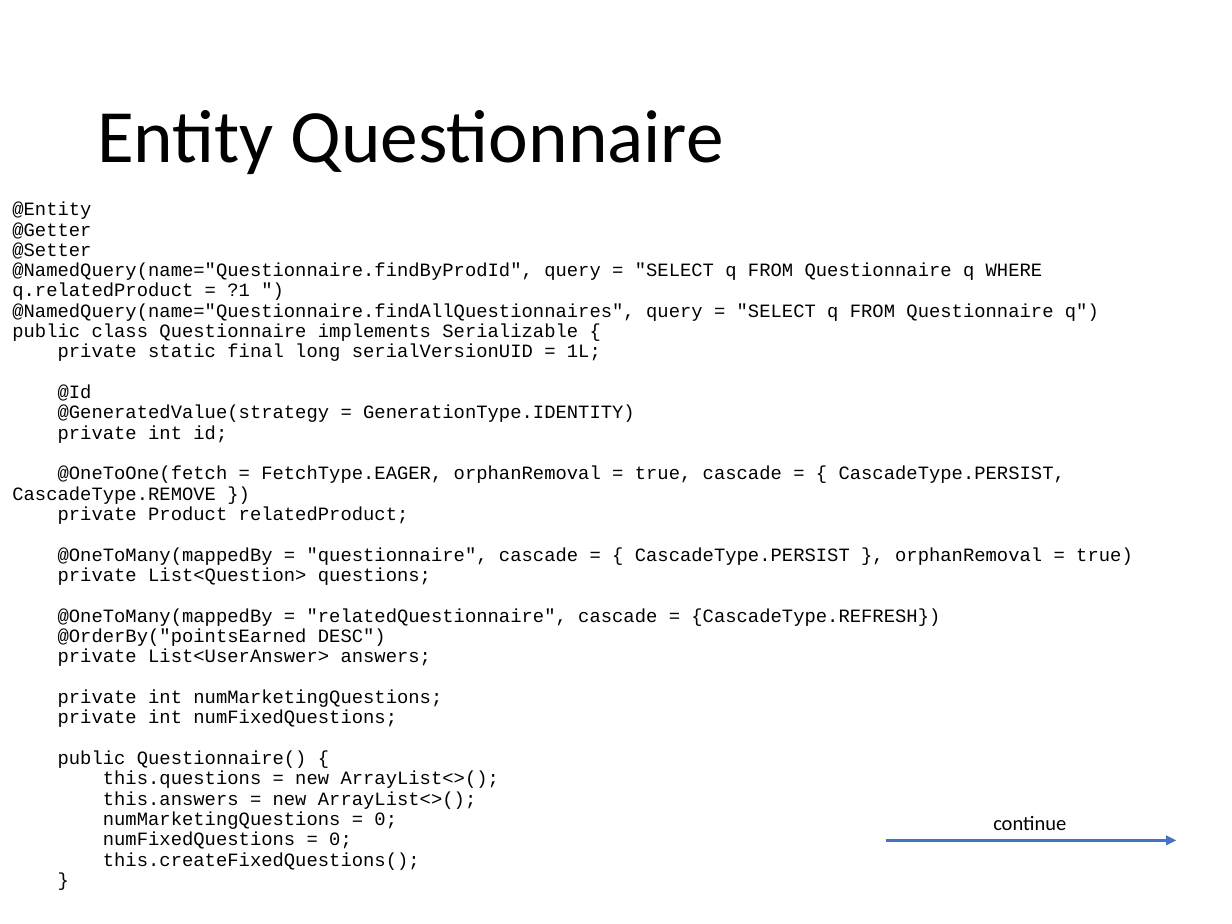
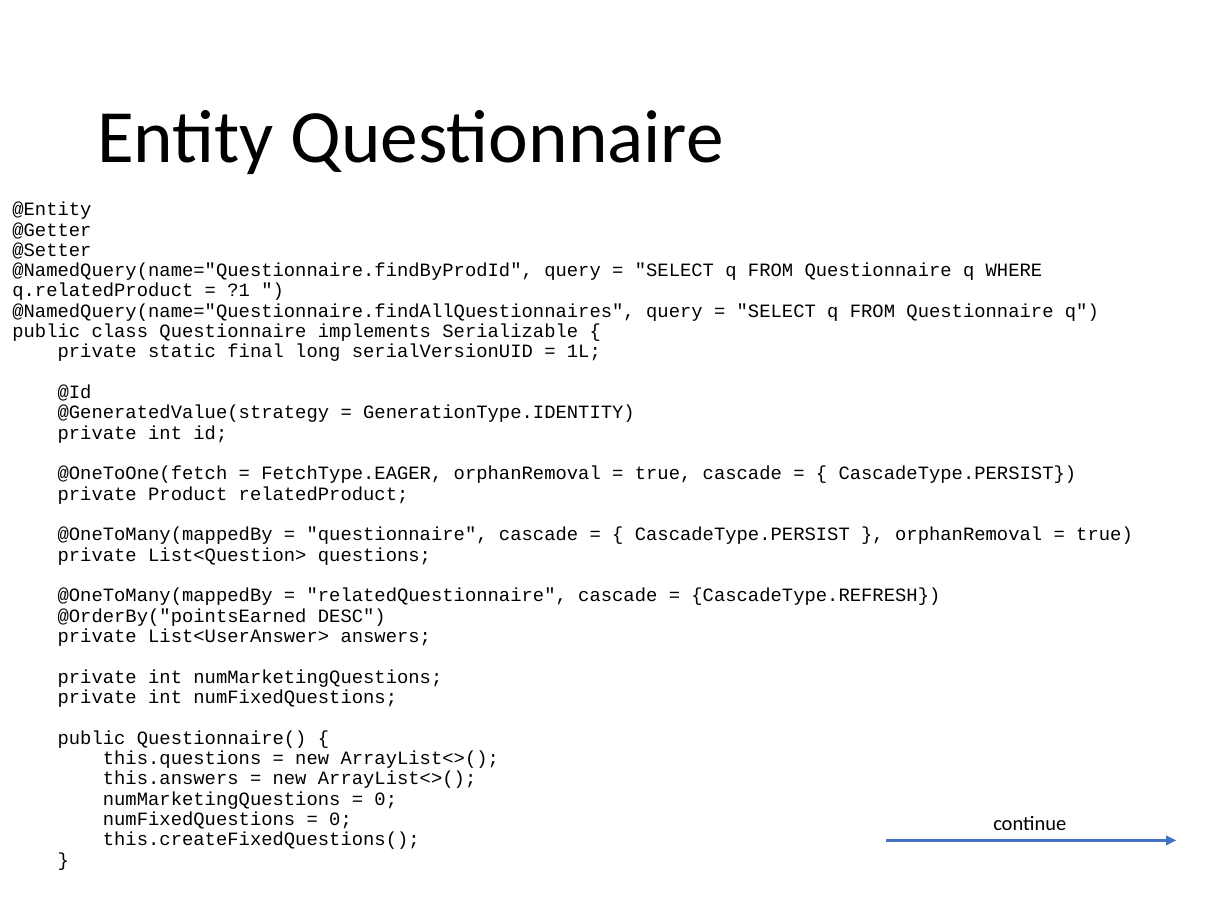
Before and after one commit to catonzio/DB2project, a slide deck: slide 12 of DB2project.pptx. Drawn at 1232x924 pixels with LibreOffice and Linux fonts; fonts in the diff are those of the drawing. Boxes give left, top, right and bottom in pixels: in the first picture for what was removed or moved away, otherwise in the second. Text is boxed around its words. In the diff, an @@ line names an element or a change of style, - is before the commit and + after.

```diff
--- a/DB2project.pptx
+++ b/DB2project.pptx
@@ text at <box>12,202,1133,849</box>: text changed @@
-@Entity
-@Getter
-@Setter
-@NamedQuery(name="Questionnaire.findByProdId", query = "SELECT q FROM Questionnaire q WHERE q.relatedProduct = ?1 ")
-@NamedQuery(name="Questionnaire.findAllQuestionnaires", query = "SELECT q FROM Questionnaire q")
-public class Questionnaire implements Serializable {
-private static final long serialVersionUID = 1L;
-@Id
-@GeneratedValue(strategy = GenerationType.IDENTITY)
-private int id;
-@OneToOne(fetch = FetchType.EAGER, orphanRemoval = true, cascade = { CascadeType.PERSIST, CascadeType.REMOVE })
-private Product relatedProduct;
-@OneToMany(mappedBy = "questionnaire", cascade = { CascadeType.PERSIST }, orphanRemoval = true)
-private List<Question> questions;
-@OneToMany(mappedBy = "relatedQuestionnaire", cascade = {CascadeType.REFRESH})
-@OrderBy("pointsEarned DESC")
-private List<UserAnswer> answers;
-private int numMarketingQuestions;
-private int numFixedQuestions;
-public Questionnaire() {
-this.questions = new ArrayList<>();
-this.answers = new ArrayList<>();
-numMarketingQuestions = 0;
-numFixedQuestions = 0;
-this.createFixedQuestions();
-}
+@Entity
+@Getter
+@Setter
+@NamedQuery(name="Questionnaire.findByProdId", query = "SELECT q FROM Questionnaire q WHERE q.relatedProduct = ?1 ")
+@NamedQuery(name="Questionnaire.findAllQuestionnaires", query = "SELECT q FROM Questionnaire q")
+public class Questionnaire implements Serializable {
+private static final long serialVersionUID = 1L;
+@Id
+@GeneratedValue(strategy = GenerationType.IDENTITY)
+private int id;
+@OneToOne(fetch = FetchType.EAGER, orphanRemoval = true, cascade = { CascadeType.PERSIST})
+private Product relatedProduct;
+@OneToMany(mappedBy = "questionnaire", cascade = { CascadeType.PERSIST }, orphanRemoval = true)
+private List<Question> questions;
+@OneToMany(mappedBy = "relatedQuestionnaire", cascade = {CascadeType.REFRESH})
+@OrderBy("pointsEarned DESC")
+private List<UserAnswer> answers;
+private int numMarketingQuestions;
+private int numFixedQuestions;
+public Questionnaire() {
+this.questions = new ArrayList<>();
+this.answers = new ArrayList<>();
+numMarketingQuestions = 0;
+numFixedQuestions = 0;
+this.createFixedQuestions();
+}
```
Also in this commit, not shown: 6 other slides changed, 3 other files.
